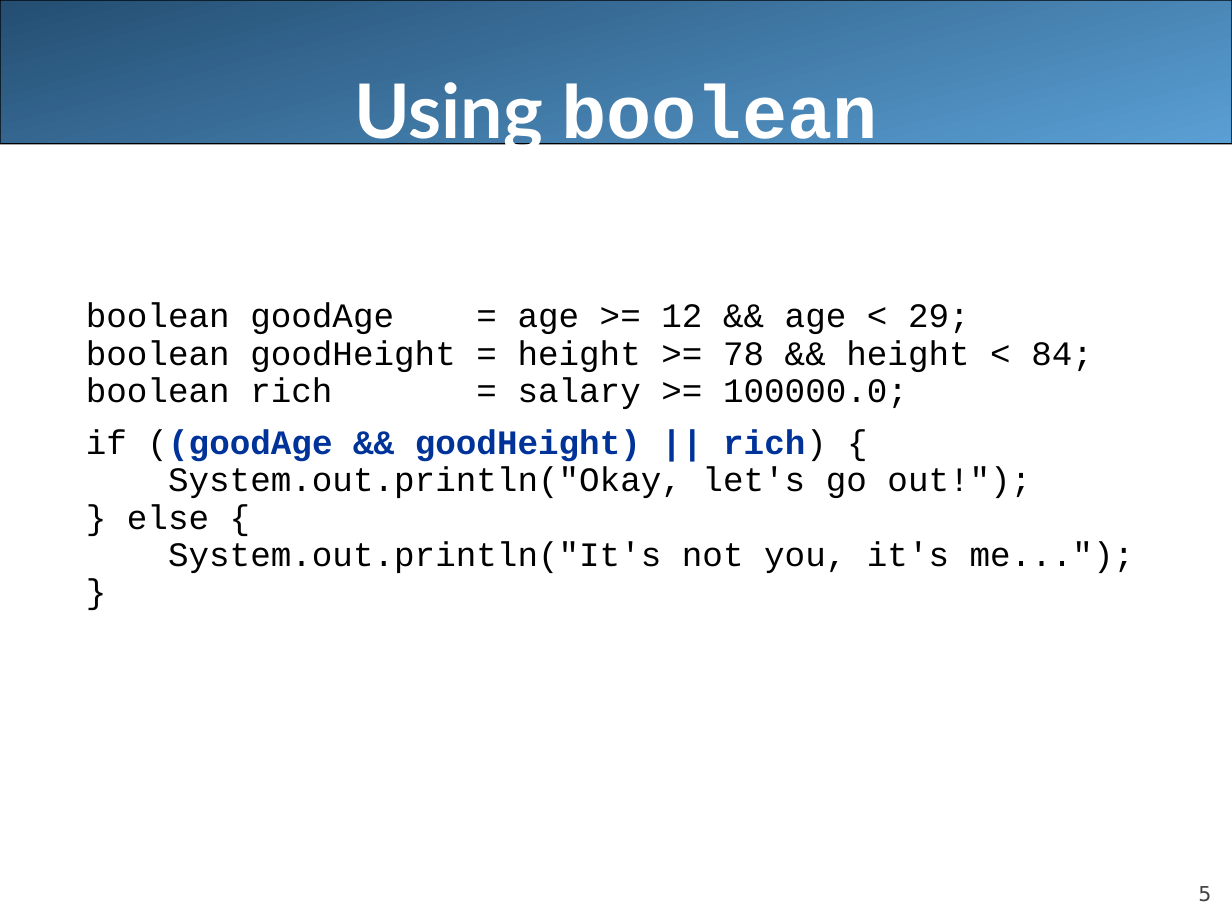
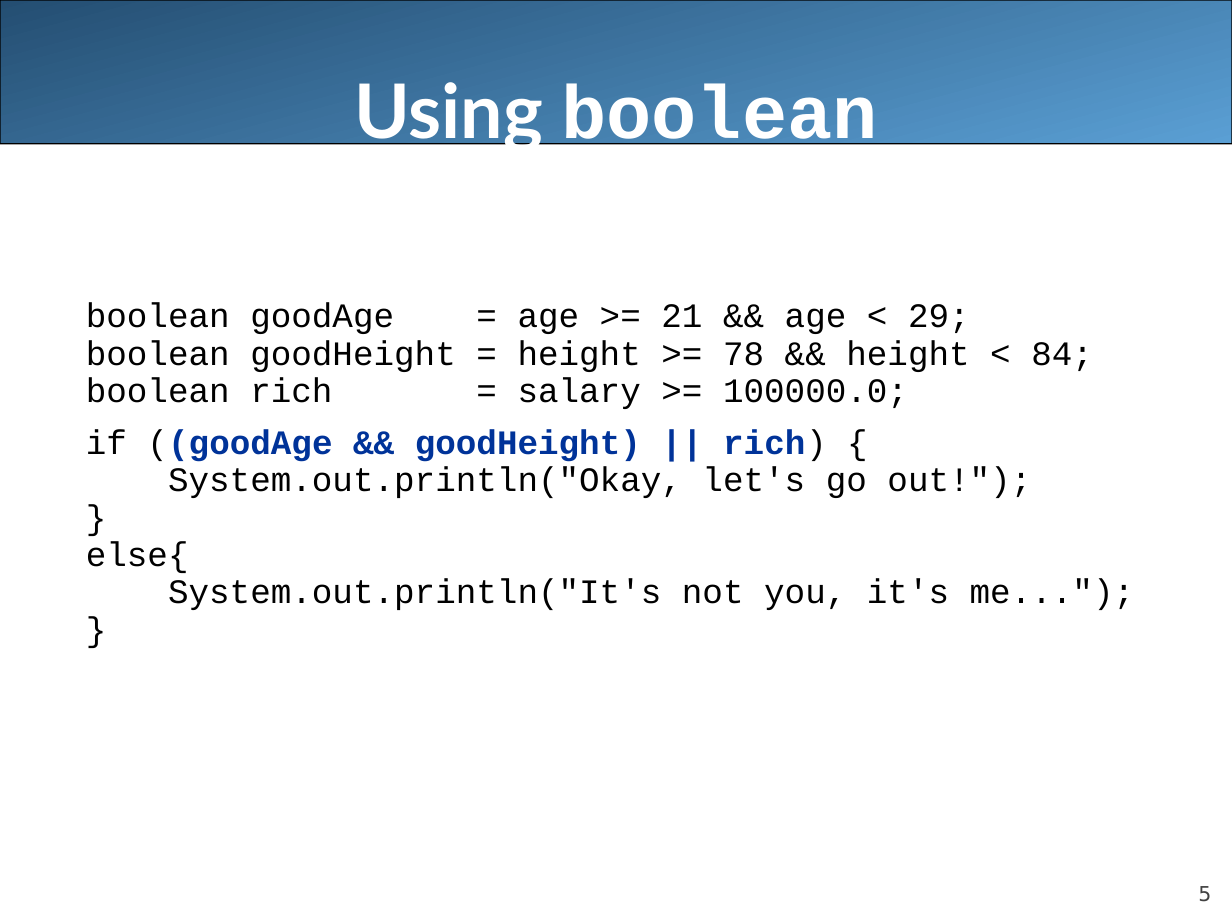
Before and after one commit to LongBaoNguyen/longbaonguyen.github.io, a slide deck: slide 5 of courses/apcsa/lecture9.ppt. Drawn at 1232x924 pixels with LibreOffice and Linux fonts; fonts in the diff are those of the drawing. Boxes give left, top, right and bottom in pixels: in the first picture for what was removed or moved away, otherwise in the second. Text is boxed around its words. In the diff, an @@ line names an element or a change of style, - is before the commit and + after.

```diff
--- a/courses/apcsa/lecture9.ppt
+++ b/courses/apcsa/lecture9.ppt
@@ text at (x1=86, y1=302, x2=970, y2=334): text changed @@
-  boolean goodAge = age >= 12 && age < 29;
+  boolean goodAge = age >= 21 && age < 29;
@@ text at (x1=86, y1=541, x2=189, y2=573): text changed @@
-  } else {
+  }
+  else{
```
Also in this commit, not shown: 5 other slides changed, 1 other file.
